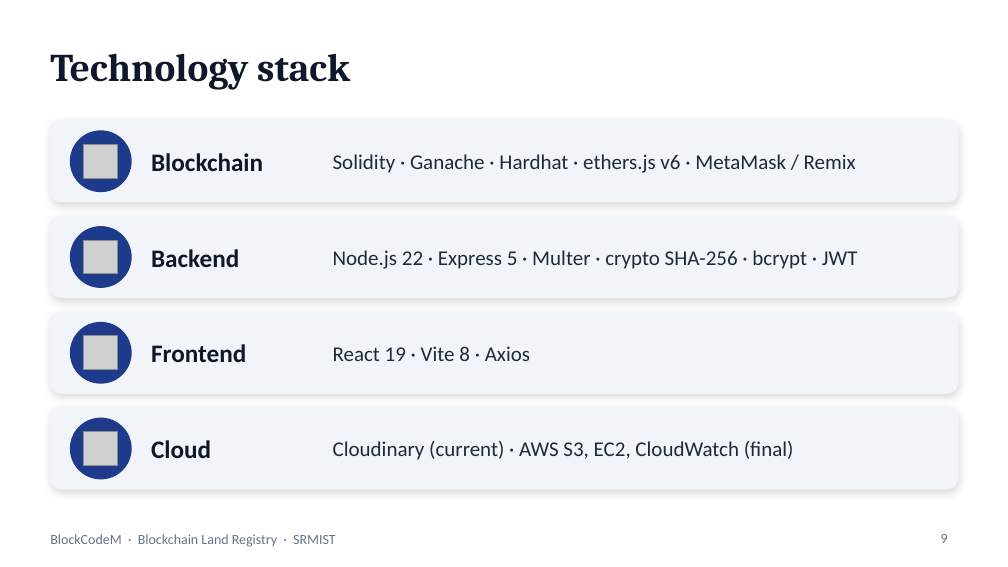
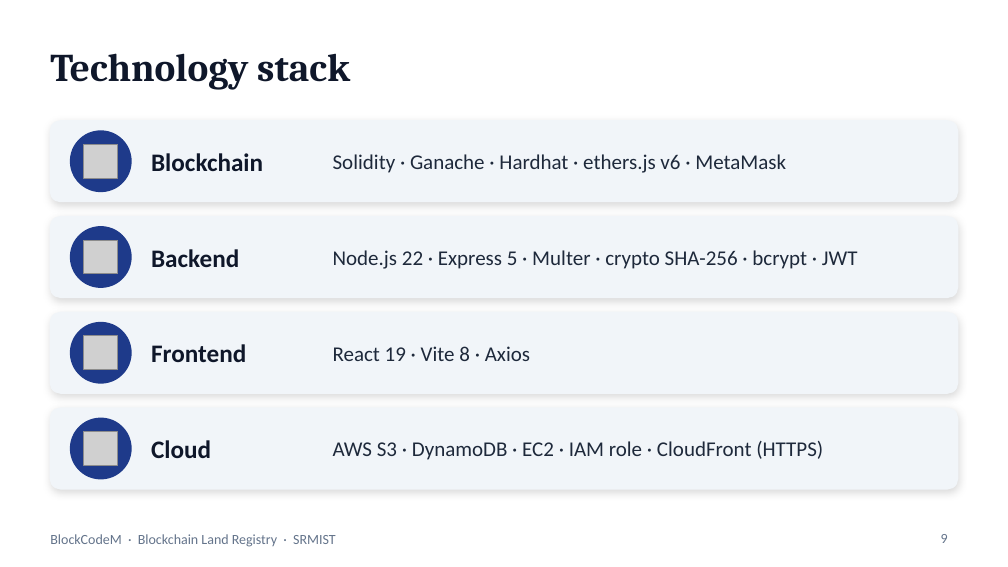
Before and after one commit to Adi-2602/blockchain-land-registry, a slide deck: slide 9 of docs/BlockCodeM_Land_Registry_Final_PPT.pptx. Drawn at 1008x567 pixels with LibreOffice and Linux fonts; fonts in the diff are those of the drawing; grey boxes stand for pictures. Boxes give left, top, right and bottom in pixels: in the first picture for what was removed or moved away, otherwise in the second. Text is boxed around its words. In the diff, an @@ line names an element or a change of style, - is before the commit and + after.

Commit message:
Update README, report and PPT with AWS + MetaMask integration

```diff
--- a/docs/BlockCodeM_Land_Registry_Final_PPT.pptx
+++ b/docs/BlockCodeM_Land_Registry_Final_PPT.pptx
@@ text at (x1=333, y1=154, x2=786, y2=173): text changed @@
-Solidity · Ganache · Hardhat · ethers.js v6 · MetaMask / Remix
+Solidity · Ganache · Hardhat · ethers.js v6 · MetaMask
@@ text at (x1=333, y1=441, x2=823, y2=460): text changed @@
-Cloudinary (current) · AWS S3, EC2, CloudWatch (final)
+AWS S3 · DynamoDB · EC2 · IAM role · CloudFront (HTTPS)
```
Also in this commit, not shown: 7 other slides changed, 5 slides added, 1 slide removed, 5 other files.
